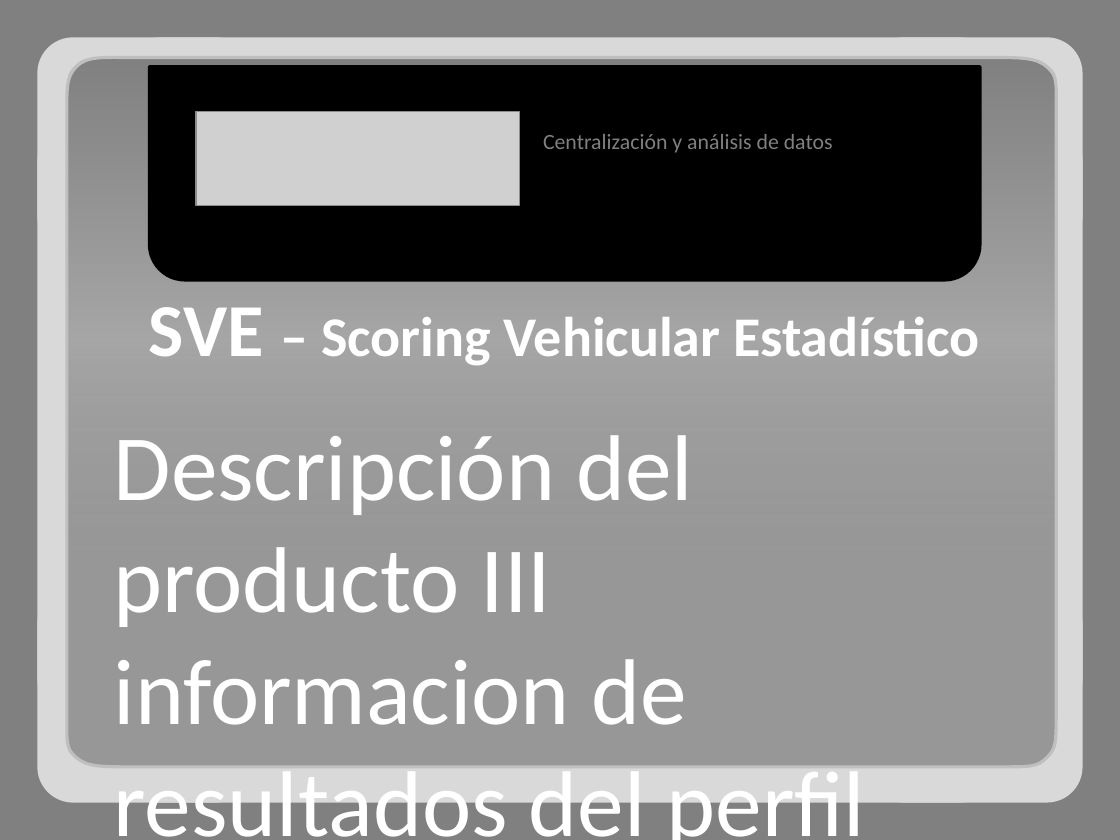
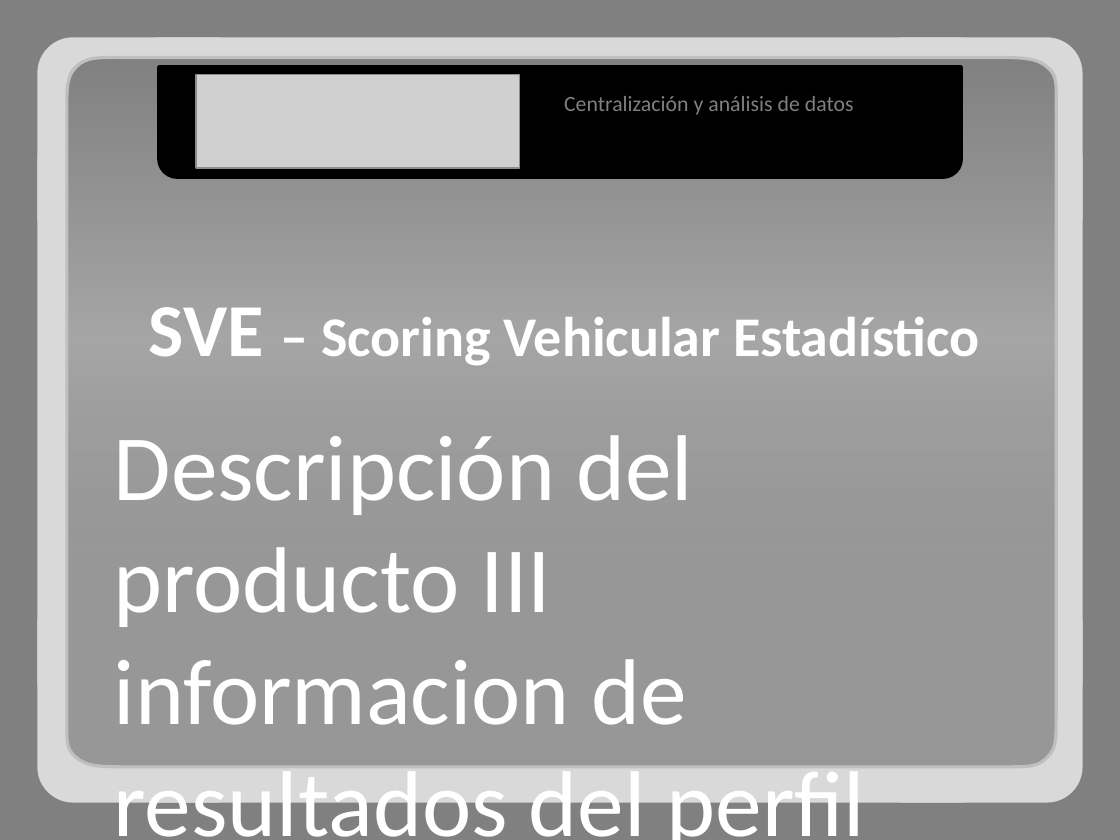
Before and after one commit to adrianachelotti/tallerdesarrollo1ero2011, a slide deck: slide 7 of Presentacion/Comercial/Presentacion Comercial.pptx. Drawn at 1120x840 pixels with LibreOffice and Linux fonts; fonts in the diff are those of the drawing; grey boxes stand for pictures. Boxes give left, top, right and bottom in pixels: in the first picture for what was removed or moved away, otherwise in the second. Text is boxed around its words. In the diff, an @@ line names an element or a change of style, - is before the commit and + after.

```diff
--- a/Presentacion/Comercial/Presentacion Comercial.pptx
+++ b/Presentacion/Comercial/Presentacion Comercial.pptx
@@ round same rect: place and size @@
-round same rect at box(149, 67, 980, 280)
+round same rect at box(159, 67, 962, 178)
@@ picture: place and size @@
-picture at box(196, 112, 520, 205)
+picture at box(196, 75, 520, 168)
@@ text "Centralización y análisis de datos": place and size @@
-text "Centralización y análisis de datos" at box(543, 134, 833, 153)
+text "Centralización y análisis de datos" at box(564, 96, 854, 115)
```
Also in this commit, not shown: 9 other slides changed, 30 other files.
